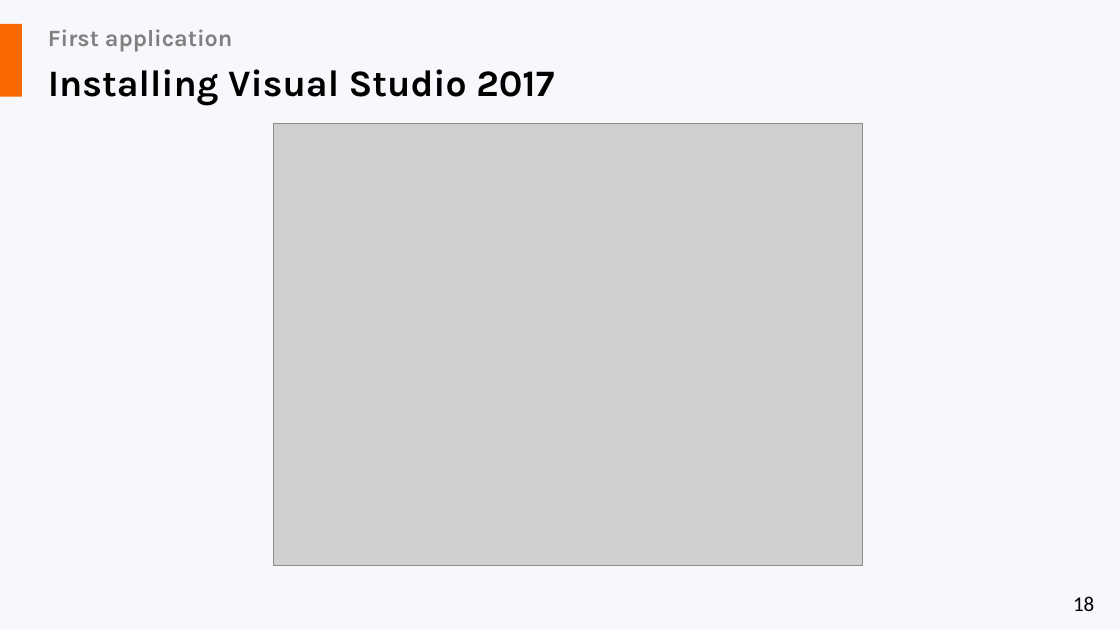
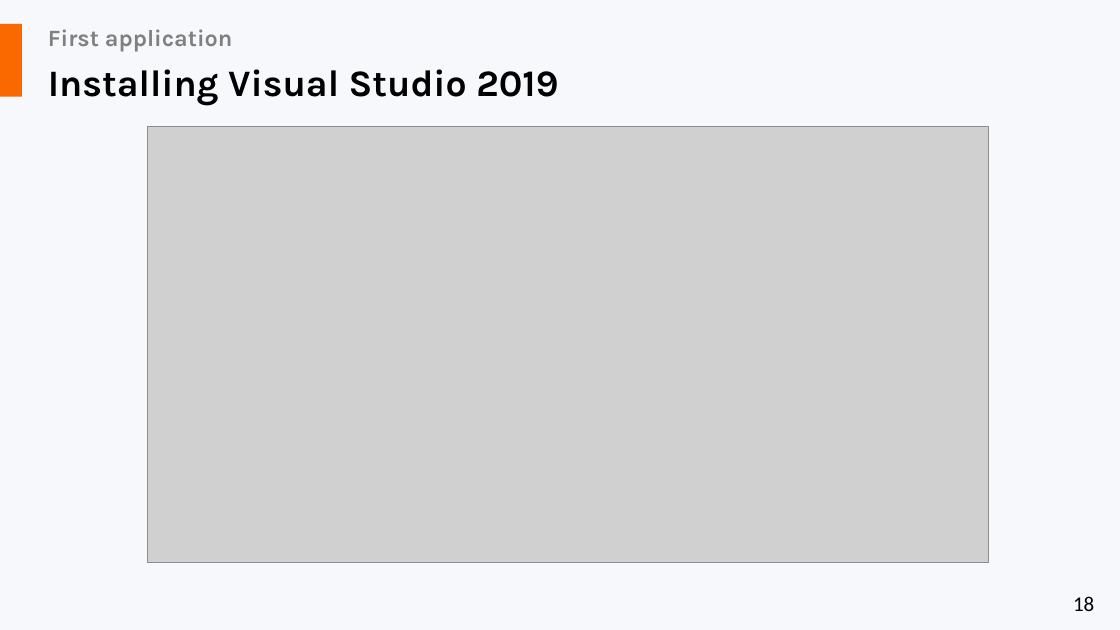
Before and after one commit to liviucotfas/ase-web-and-cloud-applications-security, a slide deck: slide 18 of Presentation ASPNET MVC Core - Part I.pptx. Drawn at 1120x630 pixels with LibreOffice and Linux fonts; fonts in the diff are those of the drawing; grey boxes stand for pictures. Boxes give left, top, right and bottom in pixels: in the first picture for what was removed or moved away, otherwise in the second. Text is boxed around its words. In the diff, an @@ line names an element or a change of style, - is before the commit and + after.

```diff
--- a/Presentation ASPNET MVC Core - Part I.pptx
+++ b/Presentation ASPNET MVC Core - Part I.pptx
@@ text at (48,69,558,106): text changed @@
-Installing Visual Studio 2017
+Installing Visual Studio 2019
@@ picture: place and size @@
-picture at (273,124,862,565)
+picture at (147,126,988,562)
```
Also in this commit, not shown: 8 other slides changed, 1 slide added, 1 slide removed.
